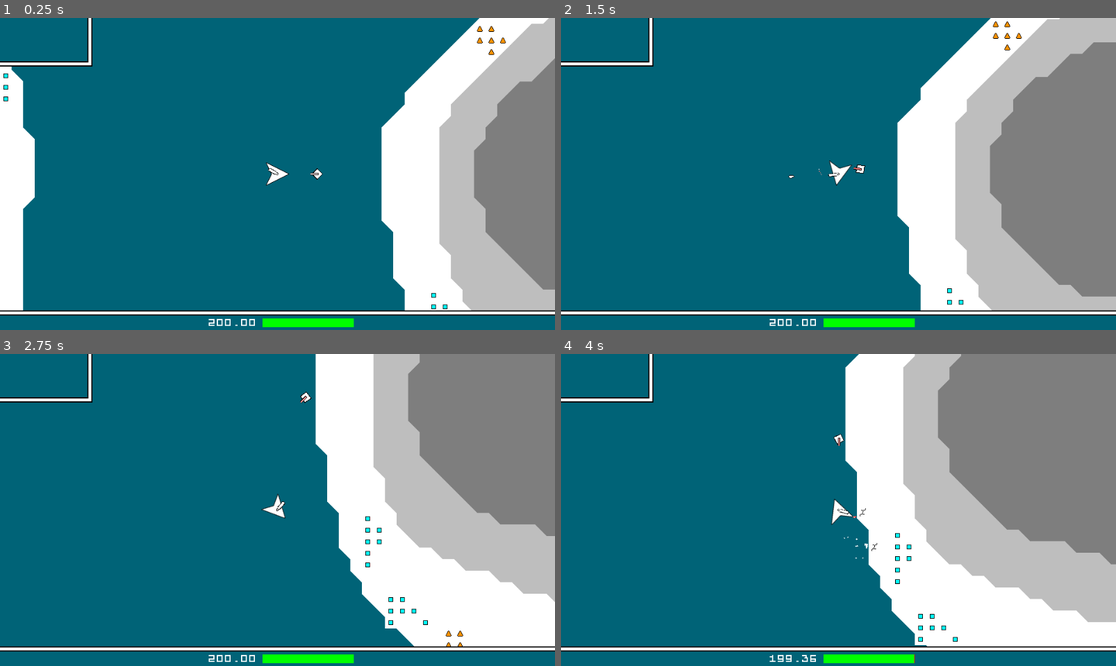
Above: before the commit, frames 1-4 (two rows, left to right).
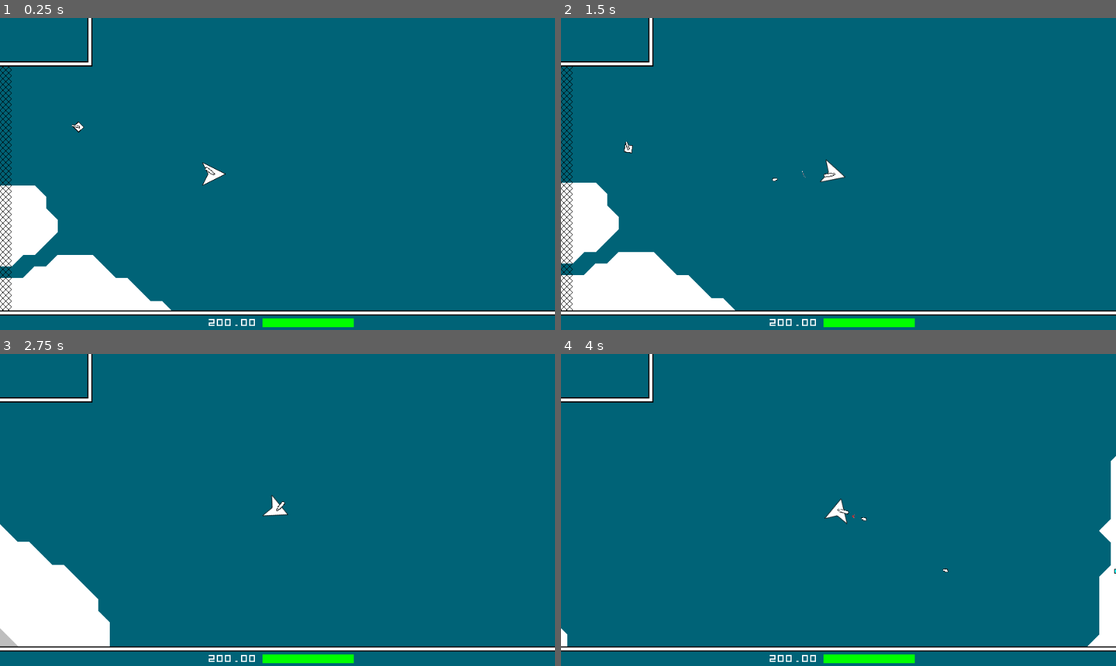
Above: after the commit, the same moments.

Repository: LangII/ProjectSpaceMiner
Game: Godot game, scene res://scenes/Main.tscn
Same seed, same stepped clock (60 frames per second), same inputs: the game is played once before the commit and once after it.
Inputs (mouse positions are in pixels of both pictures, inside the frame that each line leads up to):
- Up to frame 1 (0.25 s): no input
- Up to frame 2 (1.5 s): move the mouse to (960, 158) at 0.52 s; hold D (right) 0.53-1.28 s; tap T (test) at 0.6 s; move the mouse to (727, 189) at 1.27 s; hold S (down) from 1.28 s (still down); click (727, 189) at 1.35 s
- Up to frame 3 (2.75 s): tap T (test) at 1.55, 2.1 s; move the mouse to (333, 441) at 2.02 s; release S (down) at 2.03 s; hold D (right) from 2.03 s (still down)
- Up to frame 4 (4 s): move the mouse to (810, 572) at 2.77 s; release D (right) at 2.78 s; hold W (up) 2.78-3.53 s; tap T (test) at 2.85, 3.8 s; move the mouse to (1005, 556) at 3.52 s; press the mouse at (1005, 556) at 3.53 s; hold A (left) from 3.53 s (still down)

The runs differ from the first frame. In frame 1, 33% of the frame differs, in the area x 0-100%, y 0-94%; in frame 2, 40%; in frame 3, 42%; in frame 4, 43%, in the area x 0-100%, y 0-100%.

Commit message:
Enemy03 clean done

Diff:
--- a/scenes/Enemy03.tscn
+++ b/scenes/Enemy03.tscn
@@ -212,8 +212,11 @@
 
 [node name="CanShootMissileDelayTimer" type="Timer" parent="."]
 
+[node name="CanChangeCurRollDirDelayTimer" type="Timer" parent="."]
+
 [connection signal="tween_all_completed" from="WoundedTweenUp" to="." method="_on_WoundedTweenUp_tween_all_completed"]
 [connection signal="tween_all_completed" from="WoundedTweenDown" to="." method="_on_WoundedTweenDown_tween_all_completed"]
 [connection signal="timeout" from="CanDmgShipTimer" to="." method="_on_CanDmgShipTimer_timeout"]
 [connection signal="timeout" from="LifeEndParticlesLifeTimeTimer" to="." method="_on_LifeEndParticlesLifeTimeTimer_timeout"]
 [connection signal="timeout" from="CanShootMissileDelayTimer" to="." method="_on_CanShootMissileDelayTimer_timeout"]
+[connection signal="timeout" from="CanChangeCurRollDirDelayTimer" to="." method="_on_CanChangeCurRollDirDelayTimer_timeout"]
--- a/scripts/Drop.gd
+++ b/scripts/Drop.gd
@@ -70,7 +70,6 @@
 	$ExitTweenDurationTimer.start()
 
 
-
 ####################################################################################################
 
 
--- a/scripts/Enemy03.gd
+++ b/scripts/Enemy03.gd
@@ -24,90 +24,18 @@
 TODOS
 -----
 
-2023-08-20
-
-DONE
-- Add nodes and code to allow for rolling 'left'.
-
-DONE
-- Add alternate between roll left and roll right behavior.
-
-DONE
-- Add rotation to float.
-
-DONE
-- Add behavior for 'rolling' -> 'floating' when dependent terrain is destroyed.
-
-	DONE
-	- cur_dependent_tiles = list of tiles that Enemy03 is currently dependent on
-
-	DONE
-	- whenever a tile is broken, get all cur_dependent_tiles for all enemy_03s
-
-	DONE
-	- if the broken tile is in one of those lists, then trigger that enemy_03 to 'floating' state
-
-(
-	2024-01-30
-	DONE
-	test and clean up all previous DONEs
-)
-
-DONE
-- Add damage exchange behavior for when Ship and Enemy03 (body to body) collide.
-
-DONE
-- Add turret for missiles.
-
-DONE
-- Use shooting of Ship to add shooting to Enemy03.  Maybe for now just have it shoot Bullet01.
-
-	DONE
-	- When turret Ray detects ship, go into "detecting_ship" mode.
-
-	DONE
-	- If turret Ray no longer detects ship, go out of "detecting_ship" mode.
-
-	DONE
-	- In "detecting_ship" mode turret will move in direction of ship at DETECTING_SHIP_SPEED.
-
-		DONE
-		- To do so, will need to get dir_to_ship with ship.global_position and a vector func.
-
-	DONE
-	- If in "detecting_ship" mode for SHOOT_DELAY shoot missile.
-
-DONE
-- Upgrade from Bullet01 to Bullet02, a slow moving homing AOE.
-
-DONE
-- Have ship bullets damage Enemy03.
-
-DONE
-- Add drop.
-
-- Add control to not allow Enemy03 to walk up the sky walls (hashed blocks).
-
-2024-01-31
-Under the current state, while it is cool behavior to make it so that the Ship can trigger an
-Enemy03 into 'floating' move_state by destroying holding tile(s), it gives the Ship an advantage
-over Enemy03.  Part of the defense of Enemy03 is it's rapid back-and-forth movement while wall
-crawling.  When in the 'floating' move_state there is no longer that defensive movement.  So, to
-counter this I'll make it so that while in 'floating' move_state Enemy03 has an increase in defense.
-2024-05-11
-In addition, add some form of visual effect to indicate increase in defense.
-
-2024-02-02
-Improve on move behavior after collision with ship while floating.
-
-2024-05-11
-Handle behavior when colliding with boarder air wall (permanent air) during both move states.
-
------
-OTHER
------
-
-- One problem with the current method of "rolling" is that I don't know how to make the roll speed
+
+
+-------------------
+LOW PRIORITY TO DOS
+-------------------
+
+2024-08-06
+When avoiding rolling on Permanent Air tiles, when Enemy03 changes direction away from the
+Permanent Air tiles, it can sometimes do an unusal movement where it rolls into the terrain once and
+then when it comes back around to the surface it will then continue its roll as intended.
+
+One problem with the current method of "rolling" is that I don't know how to make the roll speed
 adjustable.
 """
 
@@ -118,6 +46,7 @@
 onready var gameplay = get_node('/root/Main/Gameplay')
 onready var ship = get_node('/root/Main/Gameplay/Ship')
 onready var tilemap = get_node('/root/Main/Gameplay/TileMap')
+onready var data = get_node('/root/Main/Data')
 
 onready var missile_01 = preload('res://scenes/Missile01.tscn')
 
@@ -167,6 +96,7 @@
 var floating_rotate_dir_mod = 0
 
 var cur_holding_tile = null
+var cur_holding_tile_code = null
 
 var CAN_DMG_SHIP_DELAY = 1.0
 var COL_WITH_SHIP_SPEED_MOD = 0.80  # perc
@@ -243,7 +173,6 @@
 func _ready() -> void:
 
 	$CanDmgShipTimer.wait_time = CAN_DMG_SHIP_DELAY
-
 	$TurretNonSpatial/TurretPivot/ShipDetectRay.cast_to.x = -SHIP_DETECT_RAY_DIST
 
 	setMoveStateToFloating()
@@ -252,7 +181,7 @@
 
 	""" TEST """
 #	floating_linear_dir = 180.0
-	floating_linear_dir = 0.0
+	floating_linear_dir = 115.0
 	floating_move_vector = Vector2(floating_linear_speed, 0).rotated(deg2rad(floating_linear_dir))
 
 
@@ -268,7 +197,15 @@
 
 			if col:
 
-				if col.collider == tilemap:  setMoveStateToRolling(col.position)
+				if col.collider == tilemap:
+
+					if isColWithPermanentAir(col):
+
+						floating_move_vector = floating_move_vector.rotated(deg2rad(180))
+
+					else:
+
+						setMoveStateToRolling(col.position)
 
 				elif col.collider == ship and can_dmg_ship:  colWithShip(col.collider)
 
@@ -276,12 +213,14 @@
 
 			if cur_rotated_enough_ray.is_colliding():
 
-				setCurHoldingTile()
-
-				if util.getRandomBool(
+				setCurHoldingTileVars()
+
+				# stop rolling on Permanet Air tiles
+				if cur_holding_tile_code == 2:  changeCurRollDir()
+
+				elif util.getRandomBool(
 					util.getRandomFloat(
-						ROLLING_CHANGE_DIR_CHANCE_MIN,
-						ROLLING_CHANGE_DIR_CHANCE_MAX
+						ROLLING_CHANGE_DIR_CHANCE_MIN, ROLLING_CHANGE_DIR_CHANCE_MAX
 					)
 				):
 
@@ -310,6 +249,7 @@
 		updateTurretRotSpeedDirToTargetShip()
 
 		handleMissileLoad('inc')
+
 	else:
 
 		is_detecting_ship = false
@@ -392,8 +332,11 @@
 	cur_roll_dir_mod = -1 if cur_roll_dir_mod == +1 else +1
 
 
-func setCurHoldingTile() -> void:
-	cur_holding_tile = tilemap.world_to_map(cur_rotated_enough_ray.get_collision_point())
+func setCurHoldingTileVars() -> void:
+	var col_point = cur_rotated_enough_ray.get_collision_point()
+	var col_point_ext = (col_point - global_position).clamped(0.1)
+	cur_holding_tile = tilemap.world_to_map(col_point + col_point_ext)
+	cur_holding_tile_code = data.tiles['%s,%s' % [cur_holding_tile.y, cur_holding_tile.x]]['tile_code']
 
 
 func setNonSpatialsPos() -> void:
@@ -477,6 +420,14 @@
 	var ship_rot_dir = util.convAngleTo360Range2(rad2deg(global_position.angle_to_point(ship.global_position)))
 	var turret_ship_angles_dif = util.anglesDif(turret_rot_dir, ship_rot_dir) + 0.00001
 	turret_rot_speed_dir = turret_ship_angles_dif / abs(turret_ship_angles_dif)
+
+
+func isColWithPermanentAir(_col:KinematicCollision2D) -> bool:
+	var mod_normal = _col.normal.limit_length(0.01)
+	var tile_pos = tilemap.world_to_map(_col.position - mod_normal)
+#	print("\ntile_pos = ", tile_pos)
+	if data.tiles['%s,%s' % [tile_pos.y, tile_pos.x]]['tile_code'] == 2:  return true
+	return false
 
 
 ####################################################################################################
--- a/scripts/EnemyGenLogic.gd
+++ b/scripts/EnemyGenLogic.gd
@@ -128,7 +128,8 @@
 #	return
 
 	var enemy_inst = enemy_03.instance()
-	enemy_inst.global_position = Vector2(580, 2160)
+	enemy_inst.global_position = Vector2(140, 690)
+#	enemy_inst.global_position = Vector2(690, 140)
 	_enemies_.add_child(enemy_inst)
 
 
--- a/scripts/Gameplay.gd
+++ b/scripts/Gameplay.gd
@@ -105,10 +105,8 @@
 
 
 func addEnemies():
-
 	enemy_gen_logic = load(ENEMY_GEN_LOGIC_SCN_REF).instance()
 	add_child(enemy_gen_logic)
-
 	enemy_gen_logic.genEnemy01s()
 	enemy_gen_logic.genEnemy02s()
 	enemy_gen_logic.genEnemy03s()
@@ -117,7 +115,7 @@
 func addShip():
 	ship = load(SHIP_SCN_REF).instance()
 	add_child(ship)
-	ship.global_position = Vector2(520, 2160)
+	ship.global_position = Vector2(370, 780)
 
 
 func addCamera():
